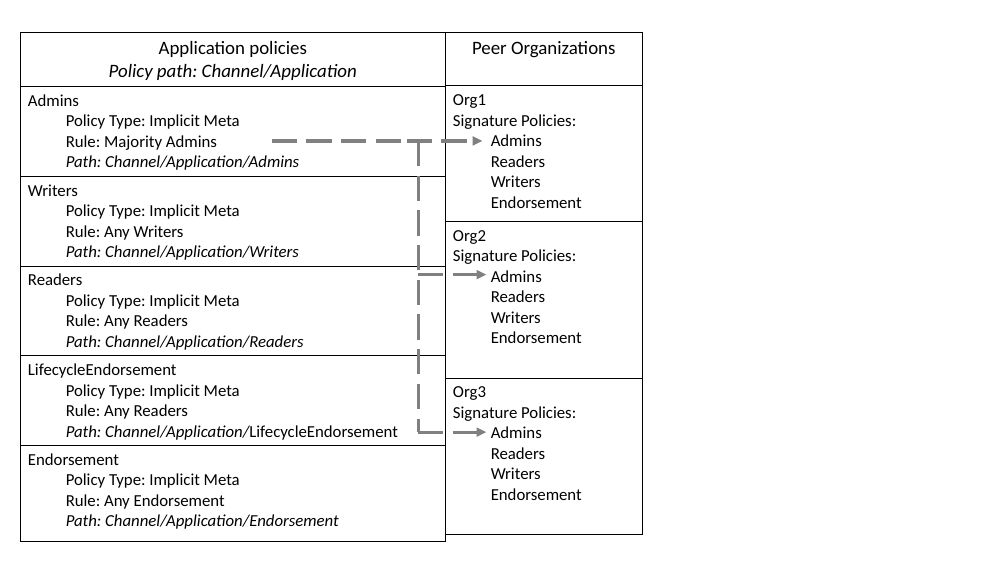
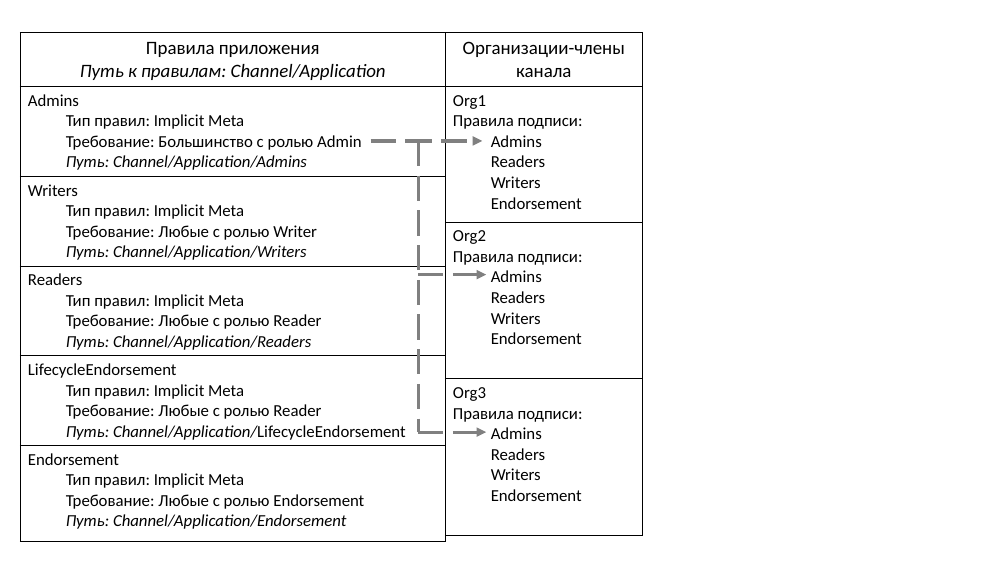
Before and after one commit to hyperledger/fabric-docs-i18n, a slide deck: slide 1 of docs/locale/ru_RU/source/create_channel/Policy_images.pptx. Drawn at 1008x567 pixels with LibreOffice and Linux fonts; fonts in the diff are those of the drawing. Boxes give left, top, right and bottom in pixels: in the first picture for what was removed or moved away, otherwise in the second. Text is boxed around its words. In the diff, an @@ line names an element or a change of style, - is before the commit and + after.

Commit message:
RU images for channel policies

```diff
--- a/docs/locale/ru_RU/source/create_channel/Policy_images.pptx
+++ b/docs/locale/ru_RU/source/create_channel/Policy_images.pptx
@@ table at [20,33,445,535] @@
-row 1, column 1: Application policies / Policy path: Channel/Application
+row 1, column 1: Правила приложения / Путь к правилам: Channel/Application
-row 2, column 1: Admins / Policy Type: Implicit Meta / Rule: Majority Admins / Path: Channel/Application/Admins
+row 2, column 1: Admins / Тип правил: Implicit Meta / Требование: Большинство с ролью Admin / Путь: Channel/Application/Admins
-row 3, column 1: Writers / Policy Type: Implicit Meta / Rule: Any Writers / Path: Channel/Application/Writers
+row 3, column 1: Writers / Тип правил: Implicit Meta / Требование: Любые с ролью Writer / Путь: Channel/Application/Writers
-row 4, column 1: Readers / Policy Type: Implicit Meta / Rule: Any Readers / Path: Channel/Application/Readers
+row 4, column 1: Readers / Тип правил: Implicit Meta / Требование: Любые с ролью Reader / Путь: Channel/Application/Readers
-row 5, column 1: LifecycleEndorsement / Policy Type: Implicit Meta / Rule: Any Readers / Path: Channel/Application/LifecycleEndorsement
+row 5, column 1: LifecycleEndorsement / Тип правил: Implicit Meta / Требование: Любые с ролью Reader / Путь: Channel/Application/LifecycleEndorsement
-row 6, column 1: Endorsement / Policy Type: Implicit Meta / Rule: Any Endorsement / Path: Channel/Application/Endorsement
+row 6, column 1: Endorsement / Тип правил: Implicit Meta / Требование: Любые с ролью Endorsement / Путь: Channel/Application/Endorsement
@@ table at [445,33,642,535] @@
-row 1, column 1: Peer Organizations
+row 1, column 1: Организации-члены канала
-row 2, column 1: Org1 / Signature Policies: / Admins / Readers / Writers / Endorsement
+row 2, column 1: Org1 / Правила подписи: / Admins / Readers / Writers / Endorsement
-row 3, column 1: Org2 / Signature Policies: / Admins / Readers / Writers / Endorsement
+row 3, column 1: Org2 / Правила подписи: / Admins / Readers / Writers / Endorsement
-row 4, column 1: Org3 / Signature Policies: / Admins / Readers / Writers / Endorsement
+row 4, column 1: Org3 / Правила подписи: / Admins / Readers / Writers / Endorsement
@@ line moved from (271, 141) - (409, 141) to (371, 141) - (409, 141) @@
```
Also in this commit, not shown: 5 other slides changed, 6 other files.
